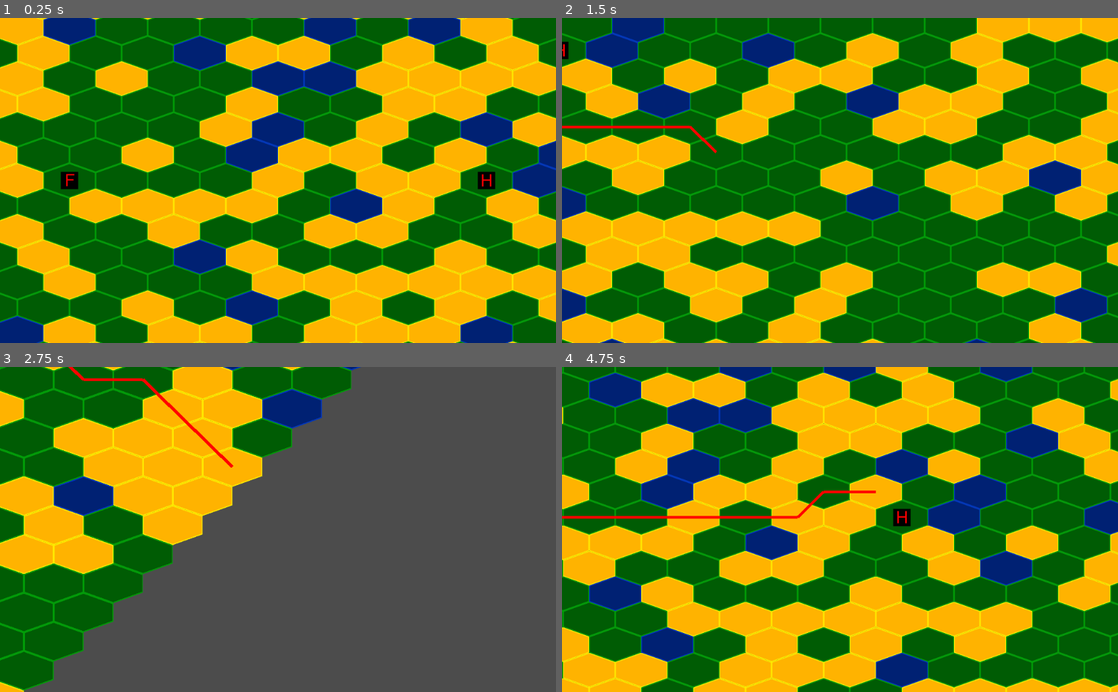
Above: before the commit, frames 1-4 (two rows, left to right).
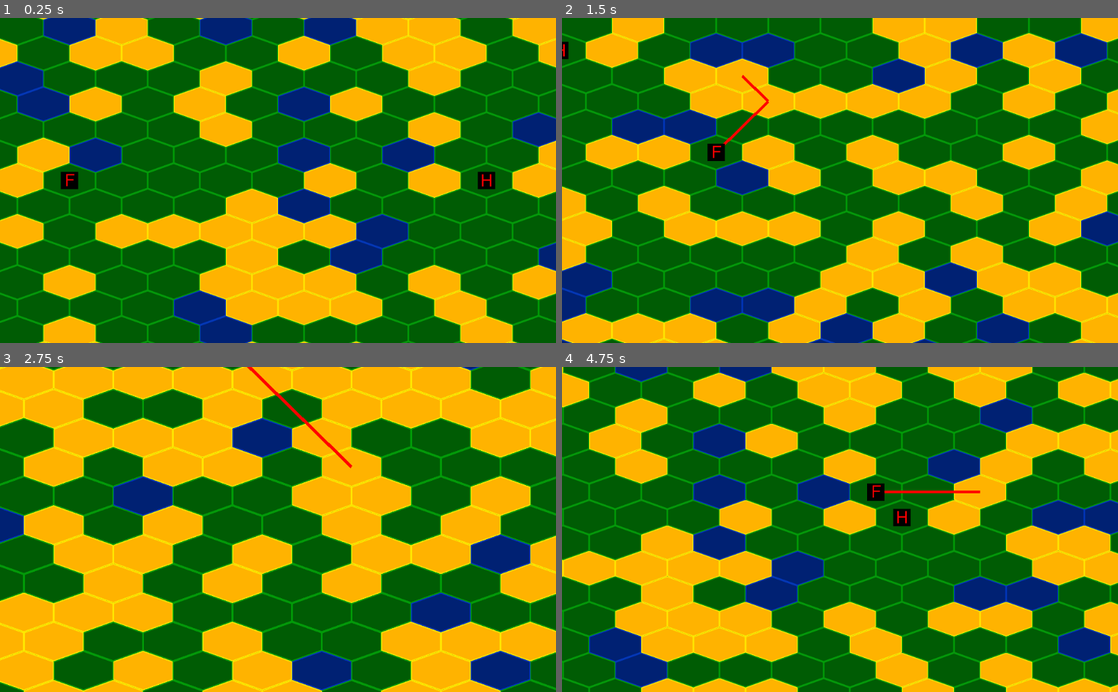
Above: after the commit, the same moments.

Repository: fat-beaver/hedgehog
Game: Godot game, scene res://battle.tscn
The game is run twice, just before and just after one commit, with the same random seed, the same clock (stepped at 60 frames per second) and the same inputs.
Inputs (mouse positions are in pixels of both pictures, inside the frame that each line leads up to):
- Up to frame 1 (0.25 s): no input
- Up to frame 2 (1.5 s): tap Enter at 0.5 s; move the mouse to (962, 164) at 0.52 s; press the mouse at (962, 164) at 0.53 s; hold Right (move_right) 0.53-1.28 s; move the mouse to (728, 196) at 1.27 s; release the mouse at (728, 196) at 1.28 s; hold Down (move_down) from 1.28 s (still down); click (728, 196) at 1.35 s
- Up to frame 3 (2.75 s): move the mouse to (333, 458) at 2.02 s; release Down (move_down) at 2.03 s; press the mouse at (333, 458) at 2.03 s; hold Right (move_right) from 2.03 s (still down); tap Mouse wheel up (zoom_in) at 2.1 s
- Up to frame 4 (4.75 s): move the mouse to (812, 594) at 2.77 s; release Right (move_right) at 2.78 s; release the mouse at (812, 594) at 2.78 s; hold Up (move_up) 2.78-3.53 s; tap Mouse wheel down (zoom_out) at 2.85 s; click (812, 594) at 3.05 s; move the mouse to (1006, 578) at 3.52 s; press the mouse at (1006, 578) at 3.53 s; hold Left (move_left) from 3.53 s (still down); move the mouse to (673, 480) at 4.27 s; release the mouse at (673, 480) at 4.28 s; click (673, 480) at 4.35 s

The runs differ from the first frame. In frame 1, 57% of the frame differs, in the area x 0-100%, y 0-100%; in frame 2, 51%; in frame 3, 86%; in frame 4, 58%.

Commit message:
Created little demo where the player moves around the ferret

Diff:
--- a/HexGrid.gd
+++ b/HexGrid.gd
@@ -7,7 +7,7 @@
 const tileset_name = "testing_tileset.tres"
 const graphical_hex_size = Vector2(192, 94)
 
-const map_size = 25
+var _map_size
 const _mouse_offset_x = -98
 const _mouse_offset_y = -62
 #a multiplier for the pathing heuristic equal to the movement cost of a "standard" tile so that the
@@ -23,7 +23,8 @@
 
 const _directions = [Vector2(1,0), Vector2(0,1), Vector2(-1,1), Vector2(-1,0), Vector2(0,-1), Vector2(1,-1)]
 
-func _init():
+func _init(map_size):
+	_map_size = map_size
 	#generate the map
 	randomize()
 	_set_up_tilemap()
@@ -39,9 +40,9 @@
 
 func _generate_map():
 	#create all of the hexes to fill a sample map
-	for q in range(-map_size, map_size + 1):
-		for r in range(-map_size, map_size + 1):
-			for s in range(-map_size, map_size + 1):
+	for q in range(-_map_size, _map_size + 1):
+		for r in range(-_map_size, _map_size + 1):
+			for s in range(-_map_size, _map_size + 1):
 				#check if this particular cell could actually exist (all cube-coordinate cells have
 				# the constraint q + r + s = 0)
 				if q + r + s == 0:
--- a/HexPath.gd
+++ b/HexPath.gd
@@ -28,3 +28,6 @@
 func clear_path():
 	_current_path = null
 	update()
+
+func get_path_length():
+	return _current_path.size()
--- a/battle.gd
+++ b/battle.gd
@@ -14,19 +14,19 @@
 #hedgehog constants
 const hedgehog_sprite_location = "art/hedgehog/png/test_1.png"
 const hedgehog_coords = Vector2(4, 0)
-#store the hex the ferret is in so pathing can start from there
+#the hexes the critters are in
 var ferret_hex
 var hedgehog_hex
-
+#map constants
+const map_size = 40
+#children
 var path = HexPath.new(null)
 var camera = Camera2D.new()
-var grid = HexGrid.new()
+var grid = HexGrid.new(map_size)
 var ferret = Node2D.new()
 var hedgehog = Node2D.new()
 
 func _ready():
-	ferret_hex = grid.get_hex_at_coords(ferret_coords)
-	hedgehog_hex = grid.get_hex_at_coords(hedgehog_coords)
 	#add all of the children
 	add_child(grid)
 	add_child(path)
@@ -43,17 +43,19 @@
 
 func _set_up_critters():
 	add_child(ferret)
-	ferret.position = ferret_hex.get_centre_point()
+	add_child(hedgehog)
+	#place the critters in their places
+	move_ferret(grid.get_hex_at_coords(ferret_coords))
+	move_hedgehog(grid.get_hex_at_coords(hedgehog_coords))
+	#load sprites and add a sprite to each critter
 	var ferret_sprite = Sprite.new()
+	var hedgehog_sprite = Sprite.new()
 	ferret_sprite.texture = load(ferret_sprite_location)
+	hedgehog_sprite.texture = load(hedgehog_sprite_location)
 	ferret.add_child(ferret_sprite)
-	#make sure that the ferret is not in water
+	hedgehog.add_child(hedgehog_sprite)
+	#make sure that the critters are on grass
 	grid.set_hex_terrain(ferret_hex, 0)
-	add_child(hedgehog)
-	hedgehog.position = hedgehog_hex.get_centre_point()
-	var hedgehog_sprite = Sprite.new()
-	hedgehog_sprite.texture = load(hedgehog_sprite_location)
-	hedgehog.add_child(hedgehog_sprite)
 	grid.set_hex_terrain(hedgehog_hex, 0)
 
 func _process(delta):
@@ -69,6 +71,16 @@
 			path.set_path(grid.find_path_between(path_start, path_end))
 			last_mouse_hex = mouse_hex
 
+	if Input.is_action_just_released("left_click"):
+		var mouse_hex = grid.get_hex_at_coords(grid.hex_coords_of_point(get_global_mouse_position()))
+		if mouse_hex != null:
+			var path_start = ferret_hex
+			var path_end = mouse_hex
+			path.set_path(grid.find_path_between(path_start, path_end))
+			if path.get_path_length() != 0:
+				move_ferret(path_end)
+			last_mouse_hex = mouse_hex
+
 	if Input.is_action_just_released("zoom_out") and zoom_level < max_zoom:
 		zoom_level += 0.25
 		camera.zoom = Vector2(zoom_level, zoom_level)
@@ -76,3 +88,11 @@
 	if Input.is_action_just_released("zoom_in") and zoom_level > min_zoom:
 		zoom_level -= 0.25
 		camera.zoom = Vector2(zoom_level, zoom_level)
+
+func move_ferret(hex: Hex):
+	ferret_hex = hex
+	ferret.position = ferret_hex.get_centre_point()
+
+func move_hedgehog(hex: Hex):
+	hedgehog_hex = hex
+	hedgehog.position = hedgehog_hex.get_centre_point()
